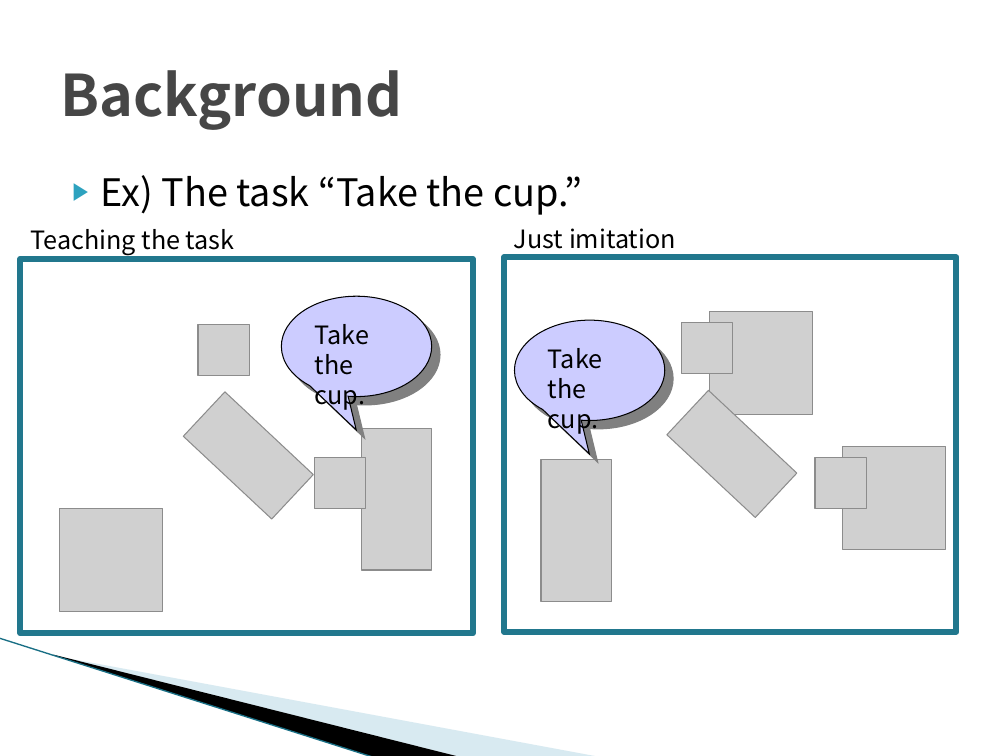
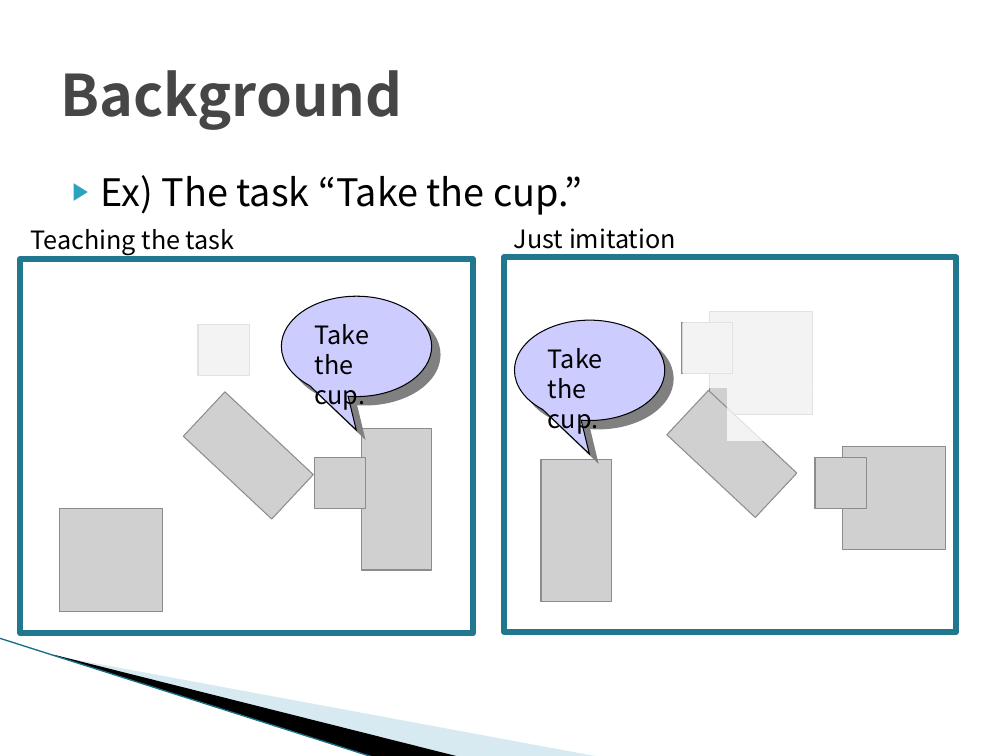
Before and after one commit to TetsuyaKomota/GitforEclipseTest, a slide deck: slide 3 of IntentionLearning/memo/Understanding Intentions(for seminar).pptx. Drawn at 1008x756 pixels with LibreOffice and Linux fonts; fonts in the diff are those of the drawing; grey boxes stand for pictures; background and template pictures are left out. Boxes give left, top, right and bottom in pixels: in the first picture for what was removed or moved away, otherwise in the second. Text is boxed around its words. In the diff, an @@ line names an element or a change of style, - is before the commit and + after.

```diff
--- a/IntentionLearning/memo/Understanding Intentions(for seminar).pptx
+++ b/IntentionLearning/memo/Understanding Intentions(for seminar).pptx
@@ rectangle added at <box>683,281,820,388</box>, fill #FFFFFF at 75% opacity @@
@@ rectangle added at <box>162,311,265,385</box>, fill #FFFFFF at 75% opacity @@
@@ rectangle added at <box>727,388,853,442</box>, fill #FFFFFF at 75% opacity @@
```
Also in this commit, not shown: 12 other slides changed, 6 slides added, 2 other files.
